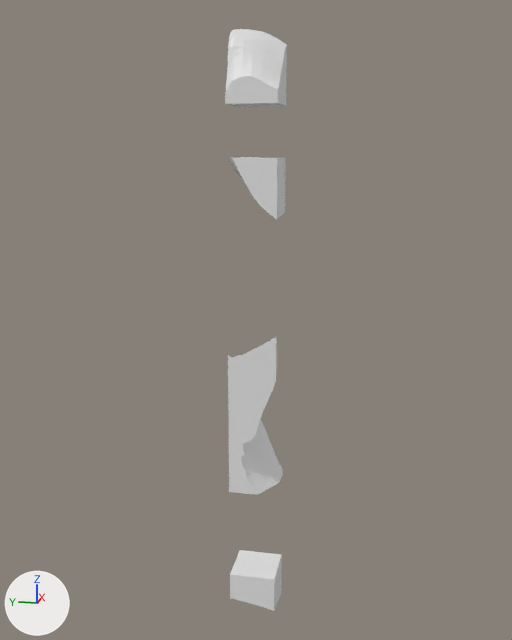
The glTF model assets/terrain/surface_pieces/surf_34_4.glb, before and after one commit.
Both versions are drawn from a 50 mm lens placed at (-8.0, 73.5, -3.8), pointed at (63.0, 87.7, -21.6). The lights are fixed; the arrows at lower left show +X, +Y and +Z. The older version comes first. Where no turn or scale is listed for an object, it has been applied to the vertices.

Names of what the first picture shows: 'layer_0', 'layer_1', 'layer_12', 'layer_3', 'layer_7', 'layer_8', 'layer_9' and 2 more.
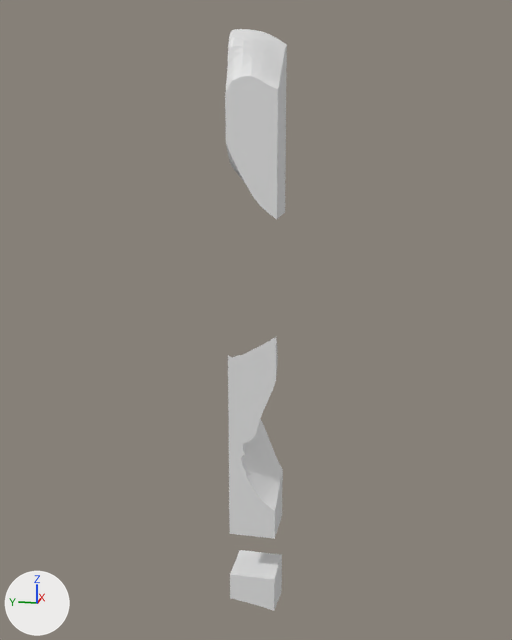
Location of each change, [x1, y1, x2, y2] in pixels of the pictures (512 x 640 px):
```json
{"object": "layer_2", "change": "added", "after": [225, 103, 286, 158]}
{"object": "layer_10", "change": "added", "after": [229, 476, 283, 539]}
```

Scene script edits in JSON lines:
```json
{"op": "add", "block": "me_layer_10", "code": ["me_layer_10 = bpy.data.meshes.new('layer_10')", "me_layer_10.from_pydata(...)  # 47 vertices, 90 faces; spans x 60.0..65.0, y 85.0..90.0, z -45.0..-40.0"]}
{"op": "add", "block": "me_layer_2", "code": ["me_layer_2 = bpy.data.meshes.new('layer_2')", "me_layer_2.from_pydata(...)  # 30 vertices, 56 faces; spans x 60.0..65.0, y 85.0..90.0, z -5.0..0.0"]}
{"op": "add", "block": "ob_layer_10", "code": ["ob_layer_10 = bpy.data.objects.new('layer_10', me_layer_10)", "ob_layer_10.location = (0.0, 0.0, 0.0)"]}
{"op": "add", "block": "ob_layer_2", "code": ["ob_layer_2 = bpy.data.objects.new('layer_2', me_layer_2)", "ob_layer_2.location = (0.0, 0.0, 0.0)"]}
```
